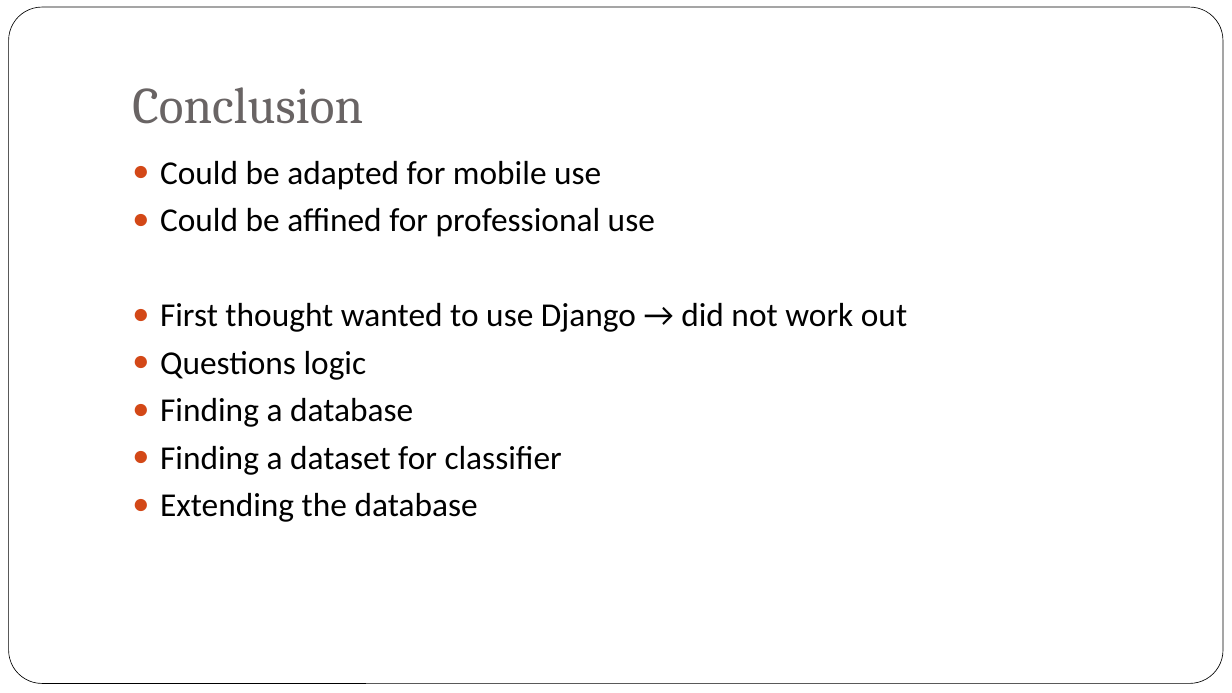
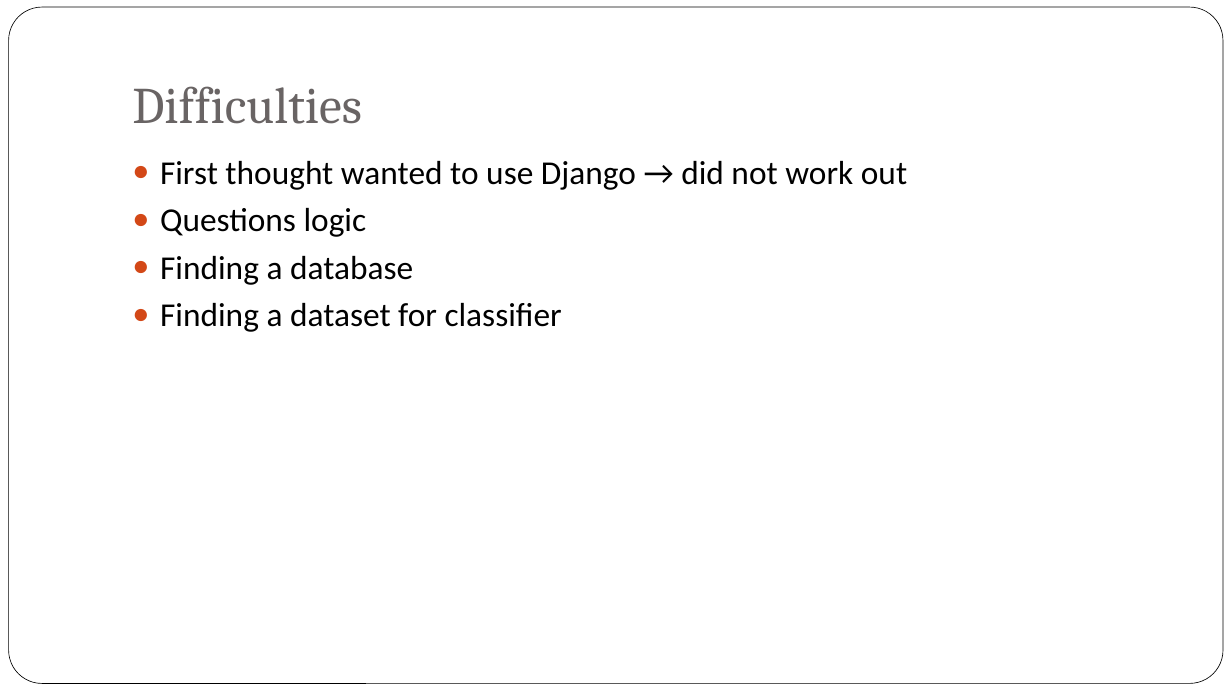
Before and after one commit to rsasov/DecisionSupportSystems, a slide deck: slide 11 of Health_Care_Bot.pptx (slide 14 before the commit). Drawn at 1232x693 pixels with LibreOffice and Linux fonts; fonts in the diff are those of the drawing; background and template pictures are left out. Boxes give left, top, right and bottom in pixels: in the first picture for what was removed or moved away, otherwise in the second. Text is boxed around its words. In the diff, an @@ line names an element or a change of style, - is before the commit and + after.

```diff
--- a/Health_Care_Bot.pptx
+++ b/Health_Care_Bot.pptx
@@ title at [132,86,362,124]: text changed @@
-Conclusion
+Difficulties
@@ text at [160,161,655,237]: paragraphs removed @@
-● Could be adapted for mobile use
-● Could be affined for professional use
@@ text at [160,493,478,522]: paragraph removed @@
-● Extending the database
```
Also in this commit, not shown: 4 other slides changed, 2 slides added, 5 slides removed.
